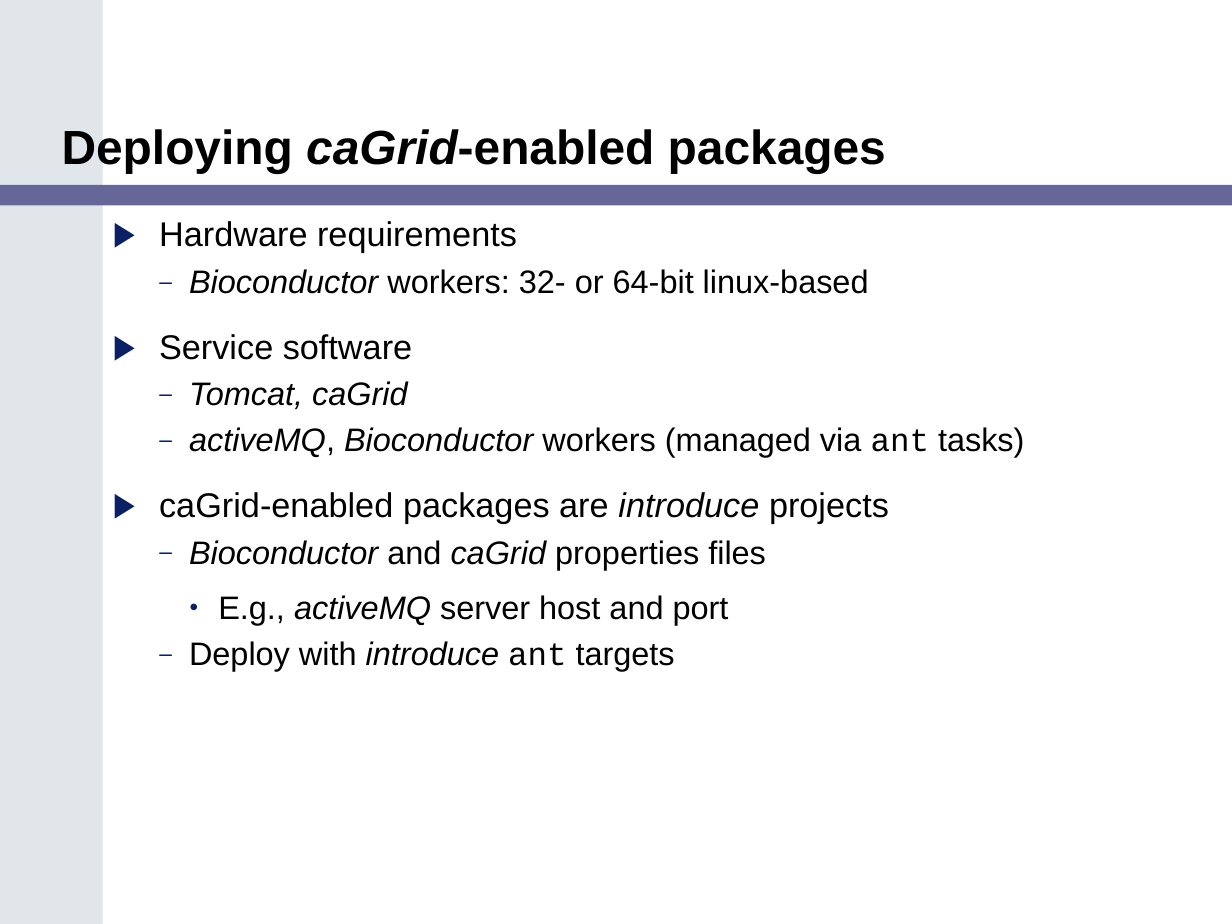
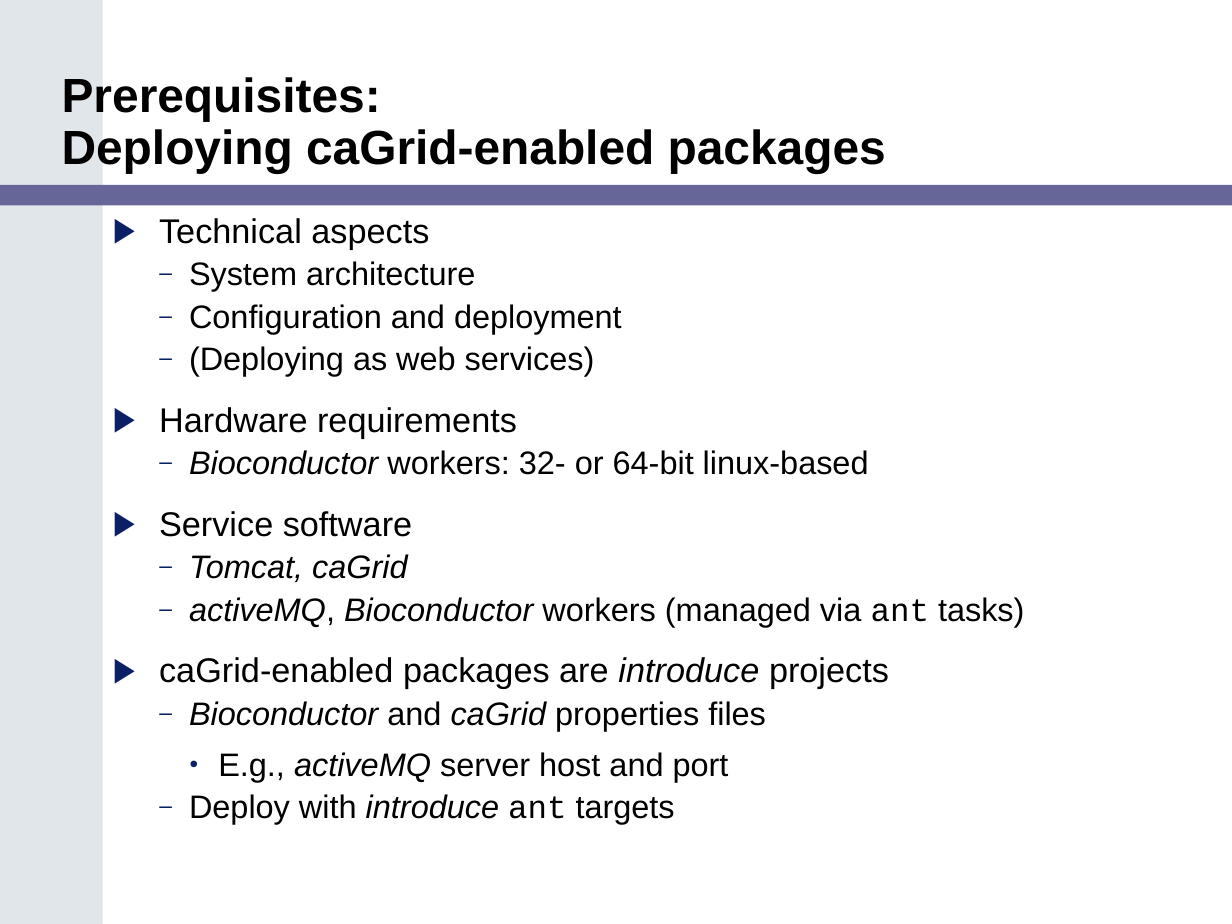
Before and after one commit to NCIP/bioconductor_v1, a slide deck: slide 17 of trunk/bioconductor/Adopter_Northwestern/Task 2.11.2_Final Training Modules/caBIG_Bioconductor_Training_Module.ppt (slide 12 before the commit). Drawn at 1232x924 pixels with LibreOffice and Linux fonts; fonts in the diff are those of the drawing. Boxes give left, top, right and bottom in pixels: in the first picture for what was removed or moved away, otherwise in the second. Text is boxed around its words. In the diff, an @@ line names an element or a change of style, - is before the commit and + after.

```diff
--- a/trunk/bioconductor/Adopter_Northwestern/Task 2.11.2_Final Training Modules/caBIG_Bioconductor_Training_Module.ppt
+++ b/trunk/bioconductor/Adopter_Northwestern/Task 2.11.2_Final Training Modules/caBIG_Bioconductor_Training_Module.ppt
@@ title at (62,77,886,173): text changed @@
-Deploying caGrid-enabled packages
+Prerequisites:
+Deploying caGrid-enabled packages
@@ text at (159,218,622,376): paragraphs added @@
+▶ Technical aspects
+  – System architecture
+  – Configuration and deployment
+  – (Deploying as web services)
@@ text at (159,407,1024,824): line spacing 0.95 to 0.85 @@
```
Also in this commit, not shown: 13 other slides changed, 13 slides added, 2 slides removed, 1 other file.
